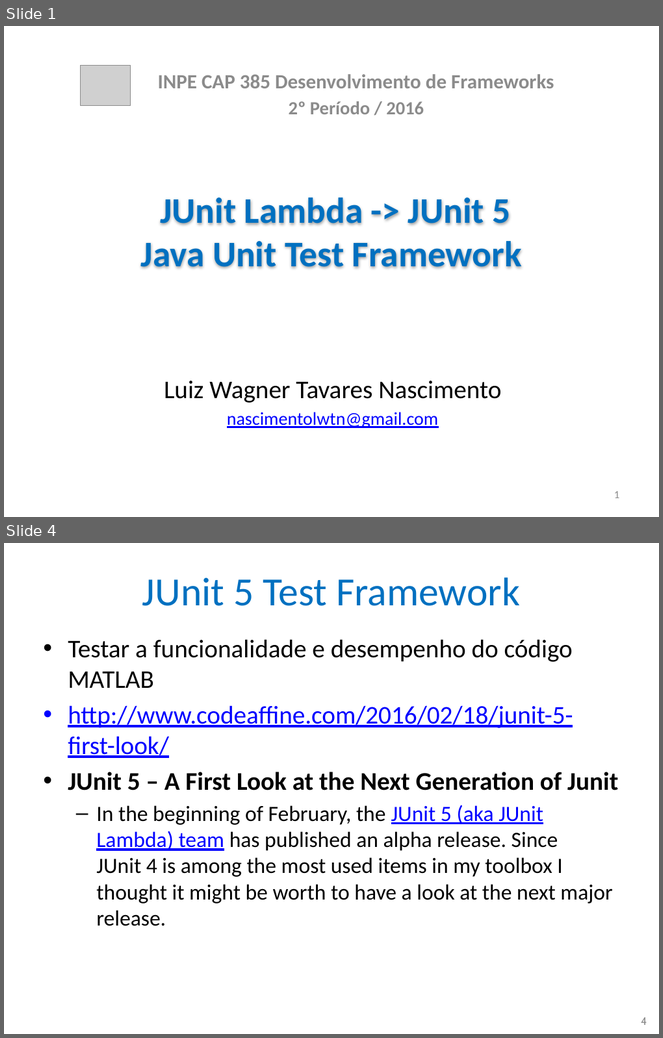
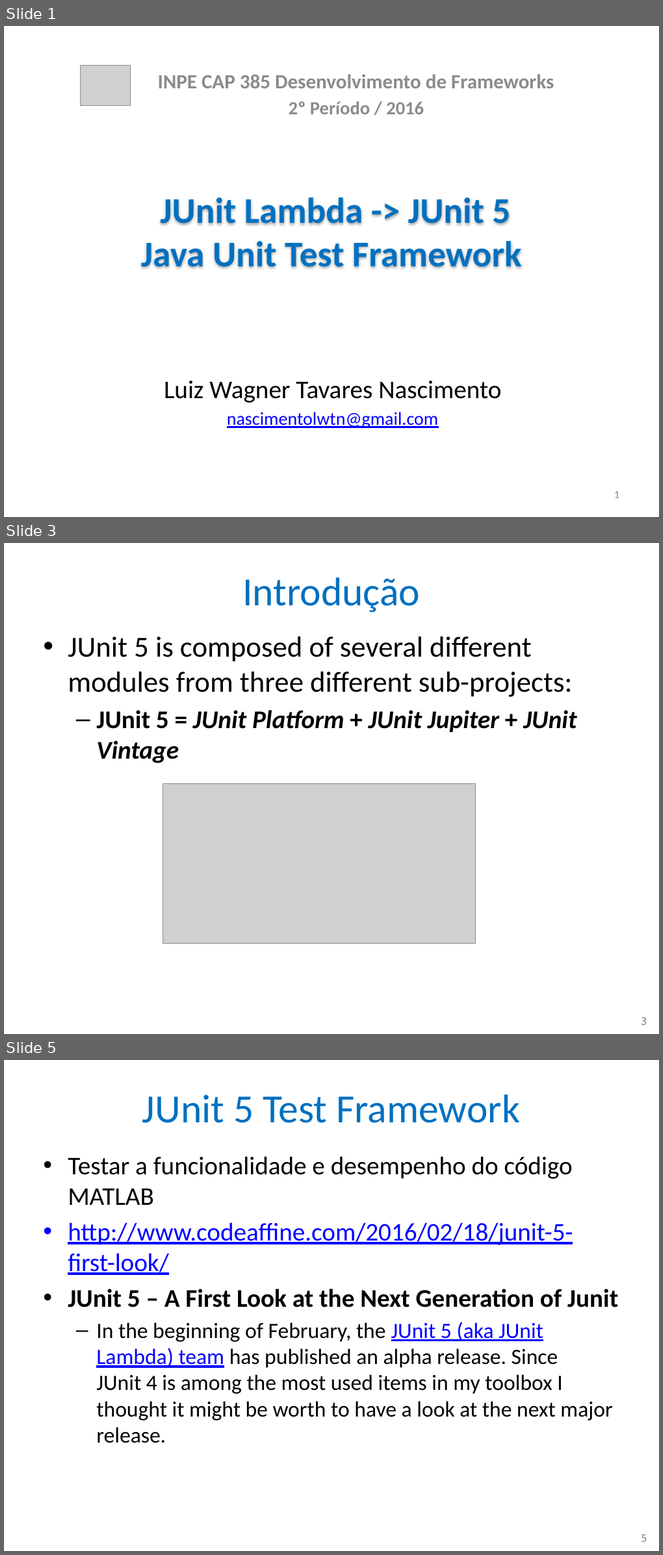
Before and after one commit to nascimentolwtn/INPE-CAP-385_DesenvolvimentoFrameworks, a slide deck: CAP385-00-Presentations/02-JUnit 5/02-JUnit 5.pptx. Shown one above the other, each under a label of ours: slides 1 and 4 before the commit, slides 1, 3 and 5 after it; the slides between them are not shown. The pictures are 663x1038 and 663x1555 pixels, drawn with LibreOffice and Linux fonts; fonts in the diff are those of the drawing; grey boxes stand for pictures. Boxes give left, top, right and bottom in pixels: in the first picture for what was removed or moved away, otherwise in the second. Text is boxed around its words. In the diff, an @@ line names an element or a change of style, - is before the commit and + after.

Commit message:
Atualização da imagem da arquitetura JUnit5

```diff
--- a/CAP385-00-Presentations/02-JUnit 5/02-JUnit 5.pptx
+++ b/CAP385-00-Presentations/02-JUnit 5/02-JUnit 5.pptx
@@ slide 3 added at (x1=4, y1=543, x2=659, y2=1034), background #FFFFFF @@
@@ title added at (x1=243, y1=577, x2=420, y2=613), 44 pt, text #0070C0 @@
+Introdução
@@ text added at (x1=68, y1=637, x2=577, y2=763), 32 pt, text #000000 @@
+• JUnit 5 is composed of several different modules from three different sub-projects:
+  – JUnit 5 = JUnit Platform + JUnit Jupiter + JUnit Vintage
@@ picture added at (x1=163, y1=783, x2=476, y2=943) @@
@@ page number added at (x1=641, y1=1017, x2=647, y2=1025), 12 pt, text #8C8C8C @@
+3
@@ what was slide 4 is now slide 5 @@
@@ page number at (x1=641, y1=1534, x2=647, y2=1542): text changed @@
-4
+5
```
Also in this commit, not shown: 1 slide changed, 1 other slide added, 1 slide removed.
